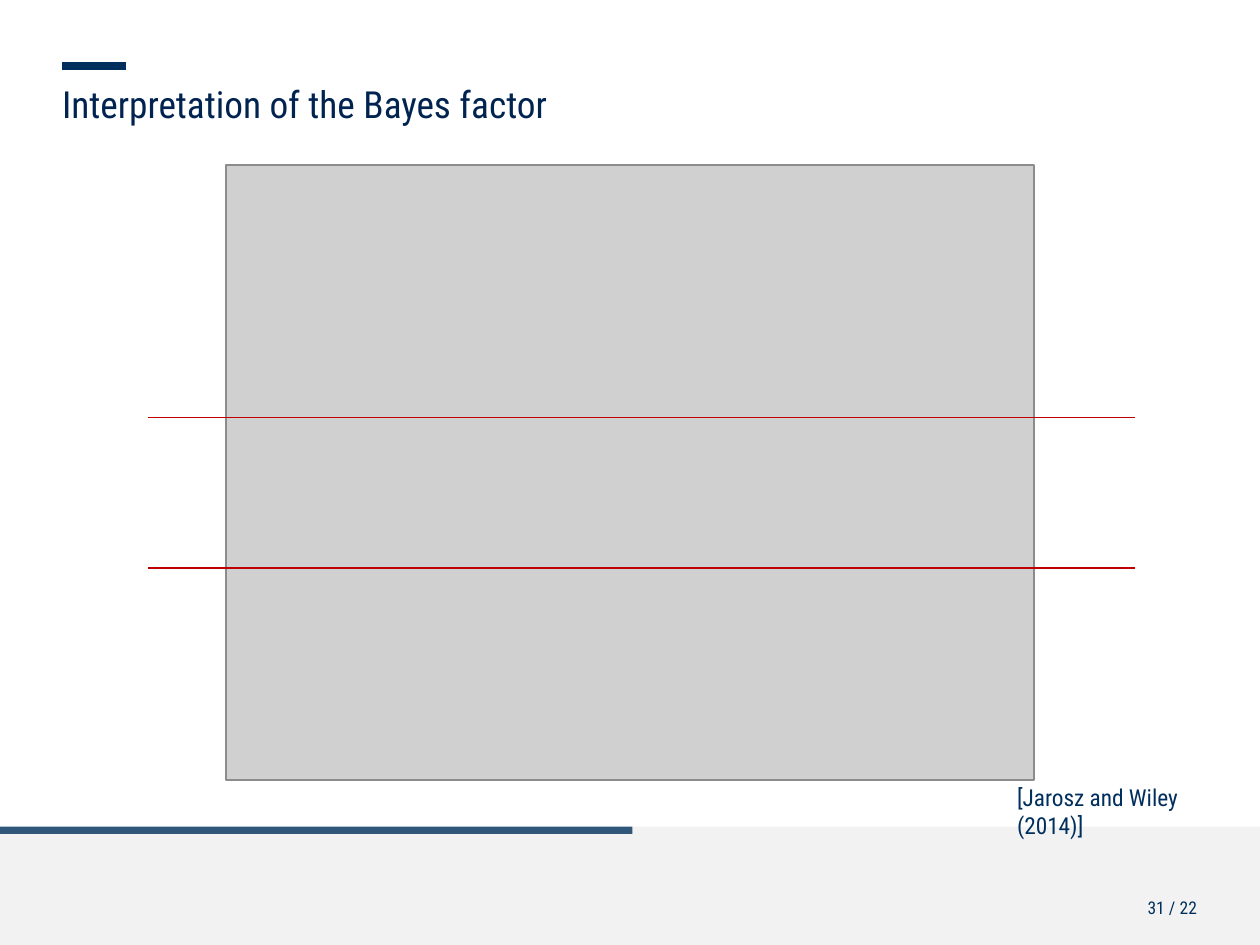
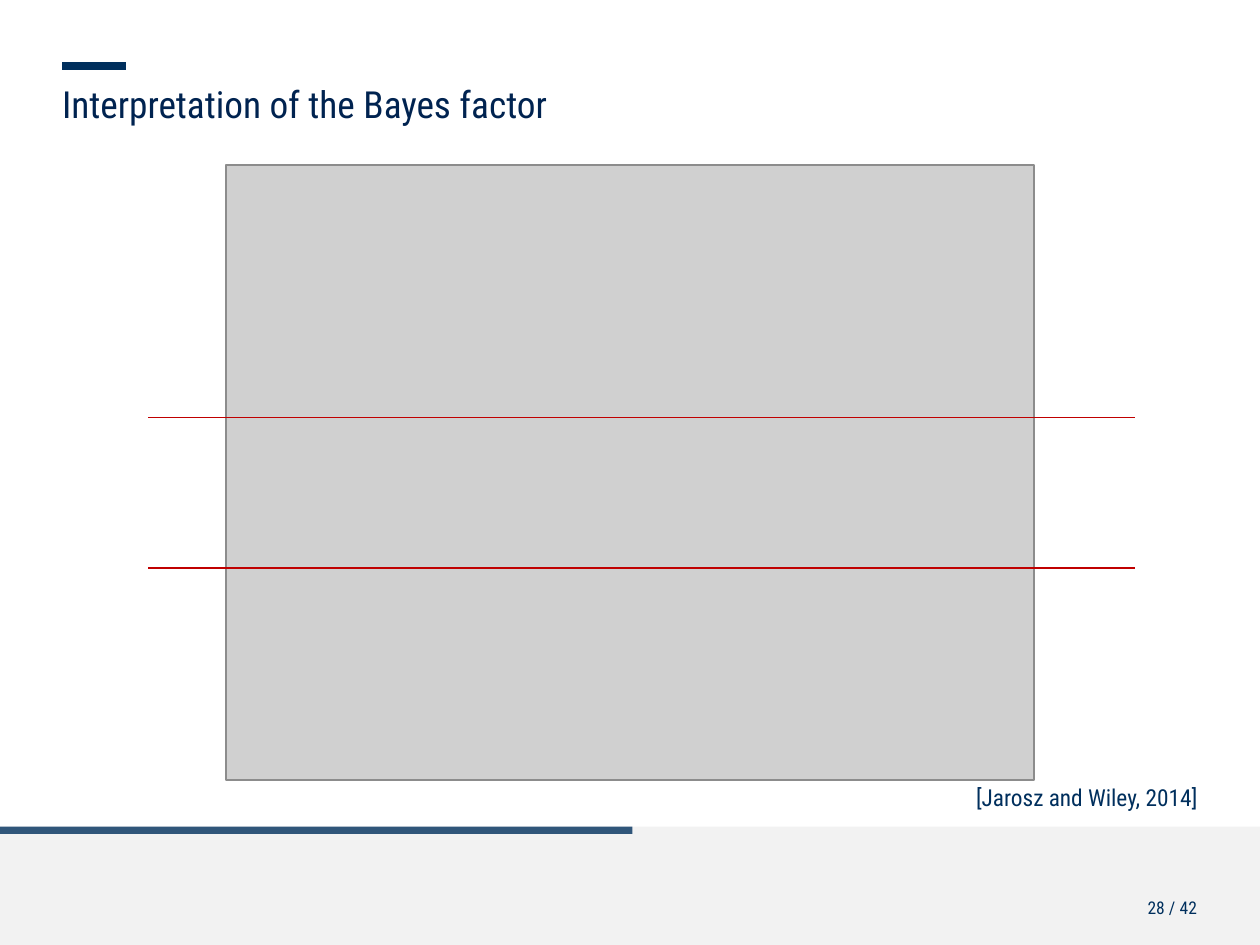
Before and after one commit to ChristineNussbaum/2025_Simultaneous_Adaptation, a slide deck: slide 28 of talks/Kolloq_Simulatenous_opposite_adaptation.pptx (slide 31 before the commit). Drawn at 1260x945 pixels with LibreOffice and Linux fonts; fonts in the diff are those of the drawing; grey boxes stand for pictures; background and template pictures are left out. Boxes give left, top, right and bottom in pixels: in the first picture for what was removed or moved away, otherwise in the second. Text is boxed around its words. In the diff, an @@ line names an element or a change of style, - is before the commit and + after.

```diff
--- a/talks/Kolloq_Simulatenous_opposite_adaptation.pptx
+++ b/talks/Kolloq_Simulatenous_opposite_adaptation.pptx
@@ text at bbox=[976, 787, 1198, 811]: text changed @@
-[Jarosz and Wiley (2014)]
+[Jarosz and Wiley, 2014]
@@ page number at bbox=[1148, 901, 1197, 914]: text changed @@
-31 / 22
+28 / 42
```
Also in this commit, not shown: 21 other slides changed, 1 slide added, 5 other files.
